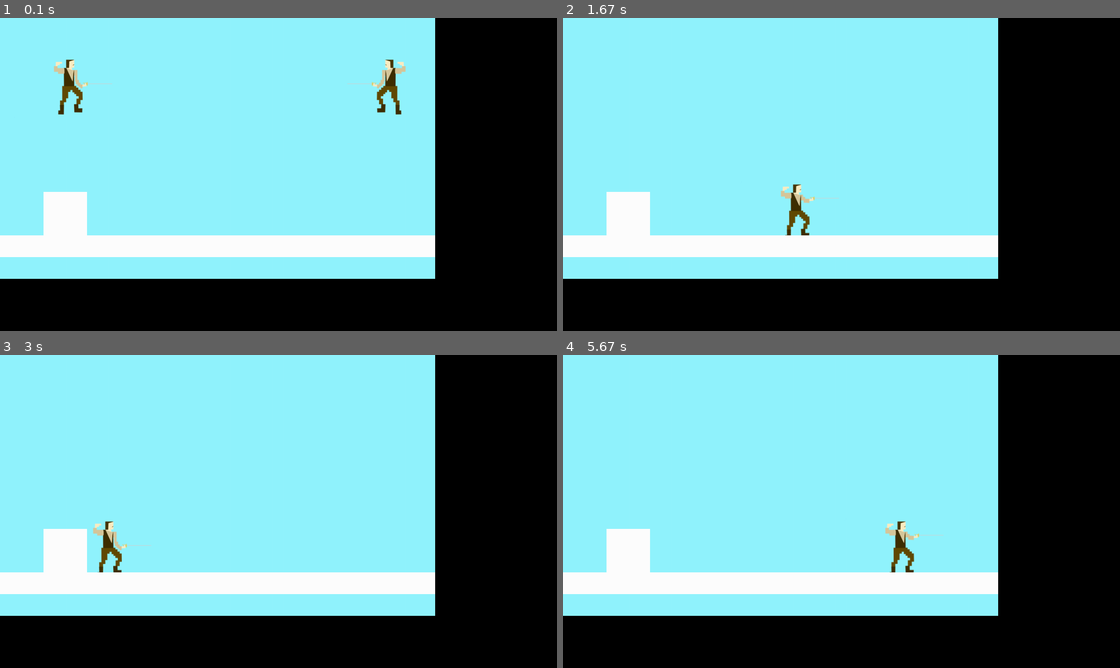
Above: before the commit, frames 1-4 (two rows, left to right).
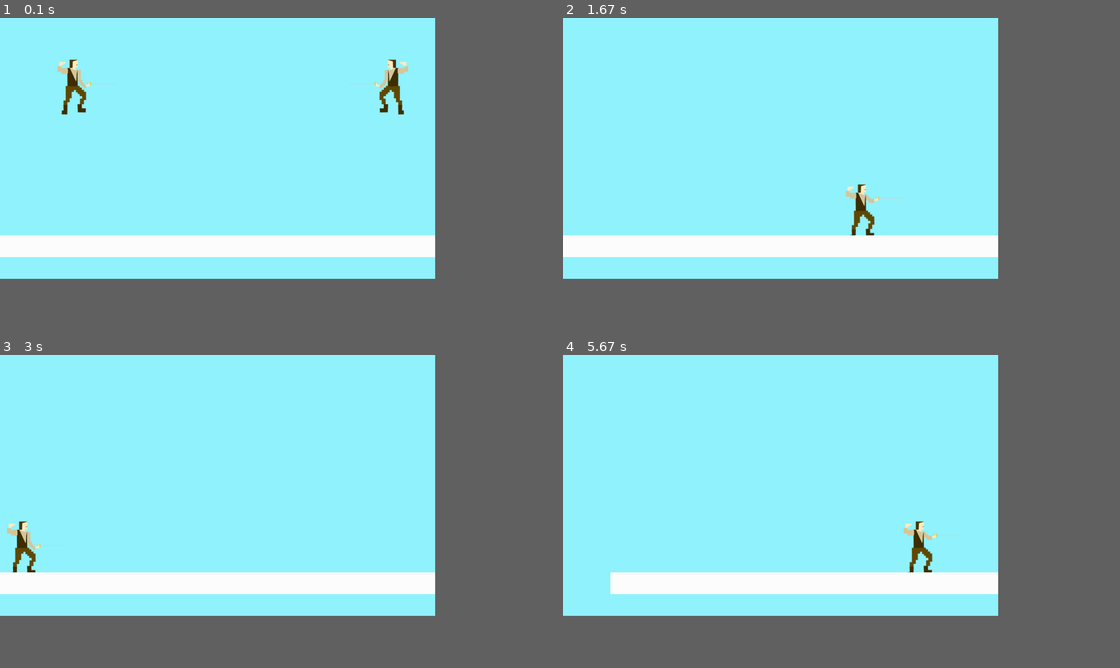
Above: after the commit, the same moments.

Repository: AlexisDougherty13/Duel
Game: pygame game, started from theMain.py
Two runs of this game, one before a commit and one after it. Both use one fixed random seed, a clock stepped at 60 frames per second and the inputs below.
Inputs:
- Up to frame 1 (0.1 s): no input
- Up to frame 2 (1.67 s): hold Right 0.33-0.8 s; hold Up 0.83-1.13 s; hold W 0.83-1.13 s; hold Right 1.17-1.63 s; hold D 1.17-1.63 s
- Up to frame 3 (3 s): hold Left 1.67-2.2 s; hold A 1.67-2.2 s; hold Down 2.23-2.53 s; hold S 2.23-2.53 s; hold Left 2.57-2.97 s; hold A 2.57-2.97 s
- Up to frame 4 (5.67 s): hold Up 3-3.37 s; hold W 3-3.37 s; hold Right 3.4-4.03 s; hold D 3.4-4.03 s; hold Down 4.07-4.43 s; hold S 4.07-4.43 s; hold Left 4.47-4.93 s; hold A 4.47-4.93 s; hold Right 4.97-5.43 s; hold D 4.97-5.43 s; hold Up from 5.47 s (still down); hold W from 5.47 s (still down)
In our replay, the window is 1152x648 before the commit and 900x540 after it. These sizes can differ from the game's own. Grey fills any space a smaller window leaves; there, only what the larger window draws over its background counts as a difference.

The runs differ from the first frame. In frame 1, 2.0% of the frame differs, in the area x 7-74%, y 13-70%; in frame 2, 1.9%; in frame 3, 2.0%; in frame 4, 2.5%, in the area x 0-72%, y 53-77%.

Commit message:
scroll left

Diff:
--- a/camera.py
+++ b/camera.py
@@ -8,7 +8,7 @@
       self._active = True
 
    def getOffset(self):
-      self._offset[0] += .25
+      self._offset[0] += 1
       #self._offset[0] += (self._target.rect.x-self._offset[0]-152)/20
       #self._offset[1] += (self._target.rect.y-self._offset[1]-106)/20
       return self._offset
--- a/gameEngine.py
+++ b/gameEngine.py
@@ -73,7 +73,7 @@
     player2 = Player(675, 100, 1, 2, False, False, getSkin(skin_selection2))  # Initializes player2
 
     #draw_buffer, my_sprites = gameFrame.init(player1, player2, current_map, entities, pause_buttons)
-    draw_screen, display, camera = gameFrame.initTwo(current_map)
+    display, camera = gameFrame.initTwo(current_map)
 
     clock = pygame.time.Clock()
 
@@ -269,6 +269,6 @@
 
         #render
         #gameFrame.render(my_sprites, draw_buffer)
-        gameFrame.render(display, draw_screen, player1, player2, entities, camera)
+        gameFrame.render(display, screen, player1, player2, entities, camera)
 
 #if player1.getPlayerState("ghost_counter") >= 0 and player1.getPlayerState("ghost_counter") < 11:
--- a/gameFrame.py
+++ b/gameFrame.py
@@ -7,7 +7,7 @@
     #rects = my_sprites.draw(draw_buffer)
     #pygame.display.update(rects)  # copy rects from buffer to screen
 
-def render(display, draw_screen, player1, player2, entities, camera):
+def render(display, screen, player1, player2, entities, camera):
     #camera.setTarget(player1)
 
     if camera.getActive() == True:
@@ -19,20 +19,20 @@
 
     print("x1" + str(player1.rect.x + offset[0]))
     print("x2" + str(player2.rect.x + offset[0]))
-    display.blit(player1.image, (player1.rect.x, player1.rect.y))
+    display.blit(player1.image, (player1.rect.x + offset[0], player1.rect.y + offset[1]))
     display.blit(player2.image, (player2.rect.x + offset[0], player2.rect.y + offset[1]))
 
-    for x in entities:
-        pygame.draw.rect(display, (255,255,255), x )
+    for rec in entities:
+        newRect = pygame.Rect(rec.left + offset[0], rec.top, rec.width, rec.height)
+        pygame.draw.rect(display, (255,255,255), newRect)
 
-    draw_screen.blit(display, (0,0))
+    screen.blit(display, (0,0))
     pygame.display.update()  # copy rects from buffer to screen
 
 def initTwo(current_map):
-    draw_screen = pygame.display.set_mode()
     display = pygame.Surface((current_map.x_length, current_map.y_length))
     camera = Camera()
-    return draw_screen, display, camera
+    return display, camera
 
 
 
--- a/redForestMap.py
+++ b/redForestMap.py
@@ -5,6 +5,7 @@
 from map import Map
 from pygame import Rect
 
+#MAKE A CITYSCAPE????
 
 class RedForestMap(Map):
     """Class representing a Specific Map
@@ -16,8 +17,8 @@
     def setCollidableEntities(self):
         floor_rect = Rect(-400, 500, 1600, 50)
         self._collidable_entities.append(floor_rect)
-        block_rect = Rect(100, 400, 100, 100)
-        self._collidable_entities.append(block_rect)
+        #block_rect = Rect(100, 400, 100, 100)
+        #self._collidable_entities.append(block_rect)
         #block2_rect = Rect(800, 400, 100, 100)
         #self._collidable_entities.append(block2_rect)
 
--- a/window.py
+++ b/window.py
@@ -4,5 +4,6 @@
 def startScreen():
     window_size = (1000, 600)
     pygame.init()
+    pygame.display.set_caption("Duel")
     screen = pygame.display.set_mode(window_size, 0, 32)
     return screen
